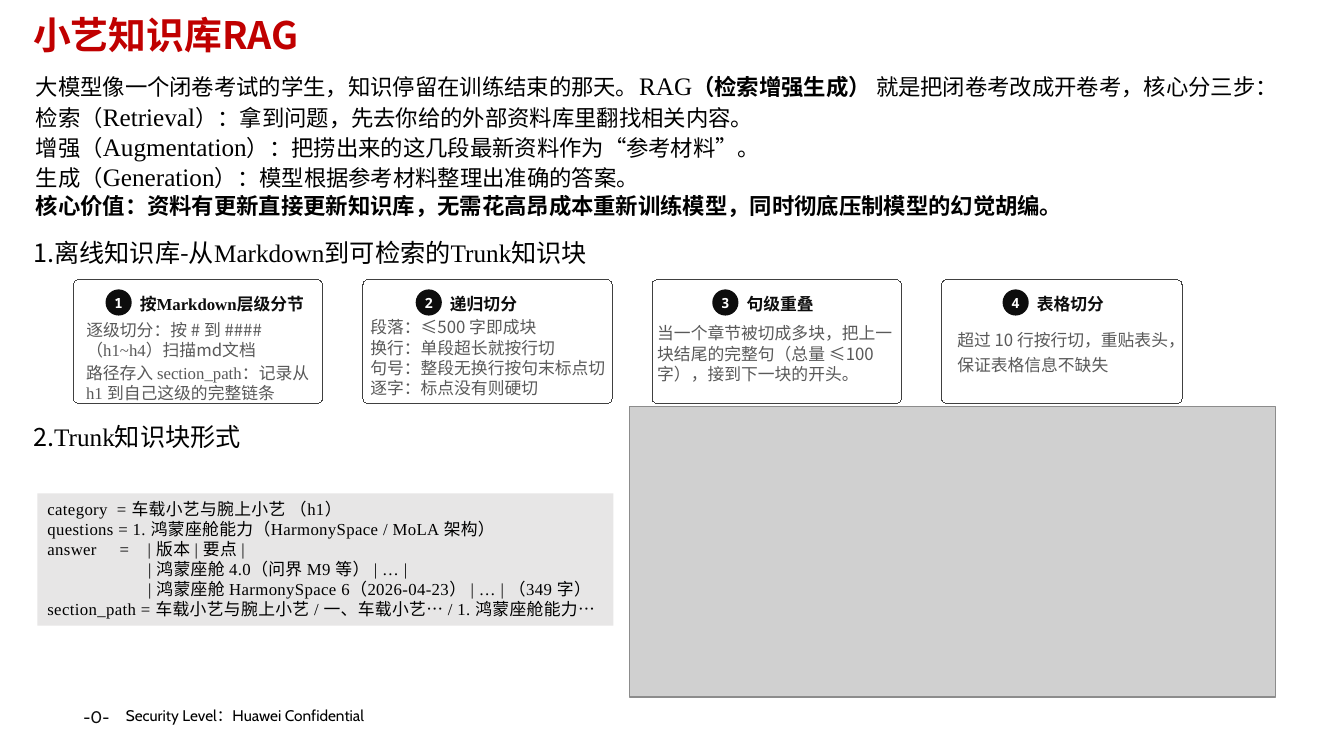
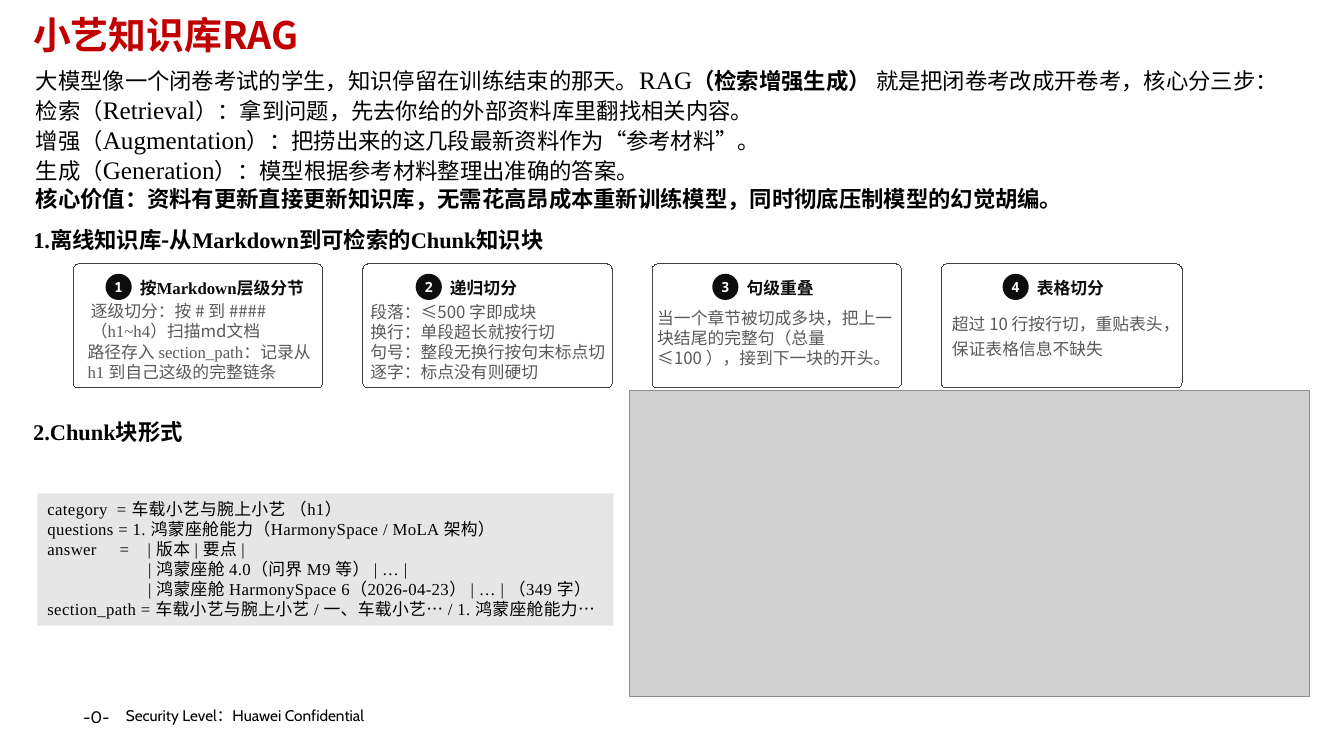
Before and after one commit to ohhhhh-hyf/myharness, a slide deck: slide 1 of 第1小组 活力方程.pptx. Drawn at 1344x756 pixels with LibreOffice and Linux fonts; fonts in the diff are those of the drawing; grey boxes stand for pictures; background and template pictures are left out. Boxes give left, top, right and bottom in pixels: in the first picture for what was removed or moved away, otherwise in the second. Text is boxed around its words. In the diff, an @@ line names an element or a change of style, - is before the commit and + after.

```diff
--- a/第1小组 活力方程.pptx
+++ b/第1小组 活力方程.pptx
@@ text "大模型像一个闭卷考试的学生，知识停留在训练结束的那天。RAG（检索增强生成） 就是把闭卷考改成开卷考，核心分三步：": place and size @@
-text "大模型像一个闭卷考试的学生，知识停留在训练结束的那天。RAG（检索增强生成） 就是把闭卷考改成开卷考，核心分三步：" at <box>36,76,1278,217</box>
+text "大模型像一个闭卷考试的学生，知识停留在训练结束的那天。RAG（检索增强生成） 就是把闭卷考改成开卷考，核心分三步：" at <box>36,70,1278,210</box>
@@ text at <box>33,230,543,250</box>: text changed; size 18 to 16 pt; bold on @@
-1.离线知识库-从Markdown到可检索的Trunk知识块
+1.离线知识库-从Markdown到可检索的Chunk知识块
@@ text "逐级切分：按 # 到 ####（h1~h4）扫描md文档": place and size @@
-text "逐级切分：按 # 到 ####（h1~h4）扫描md文档" at <box>86,322,255,358</box>
+text "逐级切分：按 # 到 ####（h1~h4）扫描md文档" at <box>91,303,260,339</box>
@@ 9 texts, 4 rounded rectangles, 4 ellipses: place and size @@
-9 texts, 4 rounded rectangles, 4 ellipses at <box>74,279,1183,403</box>
+9 texts, 4 rounded rectangles, 4 ellipses at <box>74,264,1183,388</box>
@@ text at <box>657,310,892,366</box>: text changed @@
-当一个章节被切成多块，把上一块结尾的完整句（总量 ≤100 字），接到下一块的开头。
+当一个章节被切成多块，把上一块结尾的完整句（总量 ≤100 ），接到下一块的开头。
@@ text "超过 10 行按行切，重贴表头，": place and size @@
-text "超过 10 行按行切，重贴表头，" at <box>957,329,1185,373</box>
+text "超过 10 行按行切，重贴表头，" at <box>952,316,1180,357</box>
@@ text "路径存入 section_path：记录从 h1 到自己这级的完整链条": place and size @@
-text "路径存入 section_path：记录从 h1 到自己这级的完整链条" at <box>86,365,309,404</box>
+text "路径存入 section_path：记录从 h1 到自己这级的完整链条" at <box>88,344,311,380</box>
@@ picture: place and size @@
-picture at <box>630,406,1275,697</box>
+picture at <box>630,391,1311,698</box>
@@ text at <box>33,423,183,442</box>: text changed; size 18 to 16 pt; font Noto Sans CJK SC to Times New Roman; bold on @@
-2.Trunk知识块形式
+2.Chunk块形式
```
Also in this commit, not shown: 3 other slides changed.
